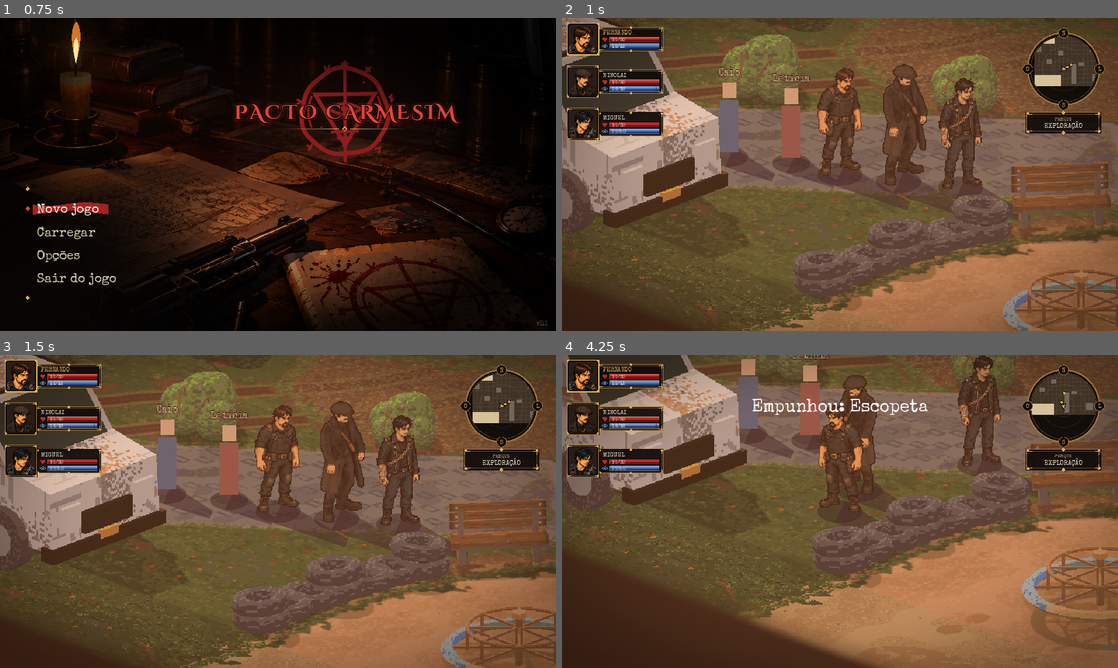
Above: before the commit, frames 1-4 (two rows, left to right).
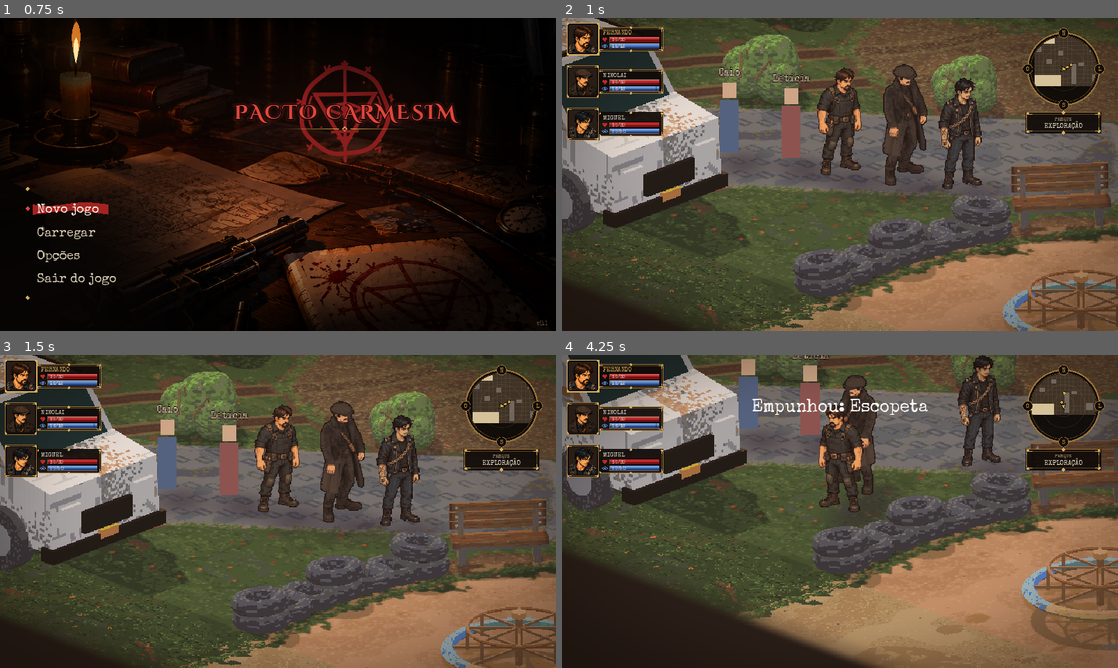
Above: after the commit, the same moments.

Repository: Brombilaa/game
Game: Godot game, scene res://scenes/menu/main_menu.tscn
Same seed, same stepped clock (60 frames per second), same inputs: the game is played once before the commit and once after it.
Inputs (mouse positions are in pixels of both pictures, inside the frame that each line leads up to):
- Up to frame 1 (0.75 s): tap Enter (ui_accept) at 0.5 s; hold Right (ui_right) from 0.53 s (still down); tap R at 0.6 s; click (278, 174) at 0.67 s
- Up to frame 2 (1 s): keep holding Right (ui_right); tap Enter (ui_accept) at 0.77 s
- Up to frame 3 (1.5 s): move the mouse to (166, 527) at 1.27 s; release Right (ui_right) at 1.28 s; hold Down (ui_down) from 1.28 s (still down); tap Space at 1.35 s
- Up to frame 4 (4.25 s): tap Enter (ui_accept) at 1.52, 3.02, 3.77 s; move the mouse to (895, 442) at 2.02 s; release Down (ui_down) at 2.03 s; hold Right (ui_right) 2.03-2.78 s; tap Tab at 2.1 s; move the mouse to (812, 574) at 2.77 s; hold Up (ui_up) 2.78-3.53 s; tap 1 at 2.85 s; click (812, 574) at 2.92 s; move the mouse to (1006, 558) at 3.52 s; hold Left (ui_left) from 3.53 s (still down); tap Q at 3.6 s

Frame 1 is identical in both runs. In frame 2, 44% of the frame differs, in the area x 0-100%, y 0-100%; in frame 3, 44%; in frame 4, 46%.
Error in both runs: Cannot call method 'set_input_as_handled' on a null value. (res://scripts/ui/main_menu.gd:359)

Commit message:
Luz das 17h: tom mais leve e sombra em mancha suave sem forma
Co-Authored-By: Claude Sonnet 5.5 <noreply@anthropic.com>
Claude-Session: https://claude.ai/code/session_01EDsCLEqdyjPbLwg7idj1tv

Diff:
--- a/scripts/exploration/parque.gd
+++ b/scripts/exploration/parque.gd
@@ -17,8 +17,8 @@
 const DOT_HIT := 14.0  # raio em que o clique na bolinha vale (px do desenho)
 const CLUE_NEAR := 260.0  # a bolinha ganha um anel quando o controlado chega perto
 const STAND_FACTOR := 0.85  # distância de parada, em fração do raio da pista
-const DUSK_TINT := Color(1.0, 0.5, 0.12, 0.24)  # véu do fim de tarde, 17h: sol baixo, laranja nas áreas claras (Léo, 05/11; provisório)
-const DUSK_COOL := Color(0.16, 0.14, 0.42, 0.12)  # penumbra fria que escurece e esfria o conjunto (sombras azuladas)
+const DUSK_TINT := Color(0.95, 0.55, 0.2, 0.1)  # véu do fim de tarde, 17h: sol baixo, laranja nas áreas claras (Léo, 05/11; provisório)
+const DUSK_COOL := Color(0.16, 0.14, 0.42, 0.07)  # penumbra fria que escurece e esfria o conjunto (sombras azuladas)
 const VOID_COLOR := Color(0.078, 0.07, 0.063)  # além da névoa do fundo estendido
 const CAMERA_ZOOM := 1.5  # zoom inicial da câmera (a roda do mouse muda); câmera aproximada: o fundo estendido cobre o que ela mostra (Léo, 30/10)
 const VIGNETTE_SIZE := 128  # textura da vinheta, esticada sobre a tela
--- a/scripts/exploration/test_room.gd
+++ b/scripts/exploration/test_room.gd
@@ -1155,7 +1155,7 @@
 	_draw_fx()
 	_draw_san_tint()
 	var tr_view := get_canvas_transform().affine_inverse() * Rect2(Vector2.ZERO, get_viewport_rect().size)
-	draw_rect(tr_view, Color(0.95, 0.5, 0.18, 0.08))  # luz quente das 17h na sala de teste
+	draw_rect(tr_view, Color(0.95, 0.5, 0.18, 0.04))  # luz quente leve das 17h na sala de teste
 	_draw_hud(font)
 	for p in popups:
 		_draw_popup(font, p)
@@ -1292,23 +1292,32 @@
 	draw_polyline(pts, color, 1.0)
 
 
-# Luz das 17h (Léo, 05/11/2026; valores provisórios): sol baixo vindo da esquerda-atrás, então a sombra
-# cai para a direita e para a frente, longa e fria. Contato escuro sob os pés + sombra alongada.
-const SUN_SHADOW_DIR := Vector2(0.9, 0.42)  # direção da sombra na tela
-const SUN_SHADOW_LENGTH := 0.65  # comprimento da sombra em múltiplos da altura do personagem
-const SHADOW_COLOR := Color(0.07, 0.06, 0.16, 0.5)  # sombra fria, azulada
-const CONTACT_COLOR := Color(0.05, 0.04, 0.1, 0.5)
-
-
-func _draw_cast_shadow(at: Vector2, height: float, radius: float) -> void:
-	var dir := SUN_SHADOW_DIR.normalized()
-	var side := Vector2(-dir.y, dir.x)
-	var tip := at + dir * height * SUN_SHADOW_LENGTH
-	var w0 := radius * 1.1
-	draw_colored_polygon(PackedVector2Array([at + side * w0 * 0.5, tip + side * 5.0, tip - side * 5.0, at - side * w0 * 0.5]), SHADOW_COLOR)
-	draw_set_transform(at, 0.0, Vector2(1.0, 0.5))
-	draw_circle(Vector2.ZERO, radius, CONTACT_COLOR)
-	draw_set_transform(Vector2.ZERO)
+# Luz das 17h (Léo, 05/11/2026; valores provisórios): a sombra é uma mancha suave e sem forma
+# (bokeh grande e limpo), levemente deslocada para longe do sol, em tom frio.
+const SHADOW_COLOR := Color(0.06, 0.05, 0.14, 0.42)
+const SHADOW_OFFSET := Vector2(0.9, 0.42)  # deslocamento da mancha (fração do raio)
+const SHADOW_SCALE := 2.4  # tamanho da mancha em relação ao raio do contato
+static var _soft_shadow: Texture2D
+
+
+# Textura radial com queda suave (centro cheio, borda transparente), criada uma vez.
+static func _soft_shadow_texture() -> Texture2D:
+	if _soft_shadow == null:
+		var n := 64
+		var img := Image.create(n, n, false, Image.FORMAT_RGBA8)
+		var c := (n - 1) * 0.5
+		for y in n:
+			for x in n:
+				var d := Vector2(x - c, y - c).length() / c
+				img.set_pixel(x, y, Color(1, 1, 1, 1.0 - smoothstep(0.0, 1.0, d)))
+		_soft_shadow = ImageTexture.create_from_image(img)
+	return _soft_shadow
+
+
+func _draw_cast_shadow(at: Vector2, _height: float, radius: float) -> void:
+	var r := radius * SHADOW_SCALE
+	var center := at + SHADOW_OFFSET * radius * 0.8
+	draw_texture_rect(_soft_shadow_texture(), Rect2(center - Vector2(r, r * 0.5), Vector2(r * 2.0, r)), false, SHADOW_COLOR)
 
 
 func _draw_unit(u: Combatant) -> void:
